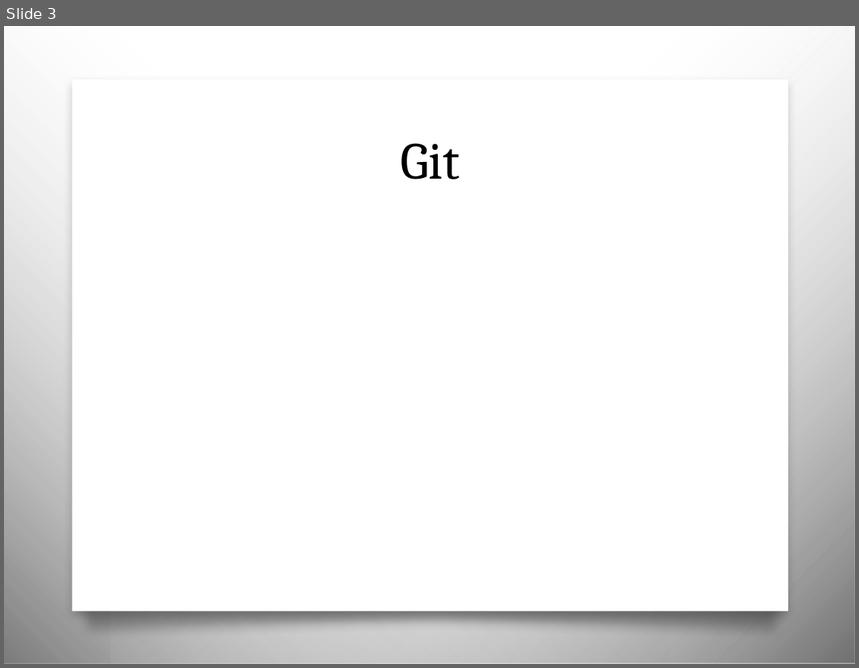
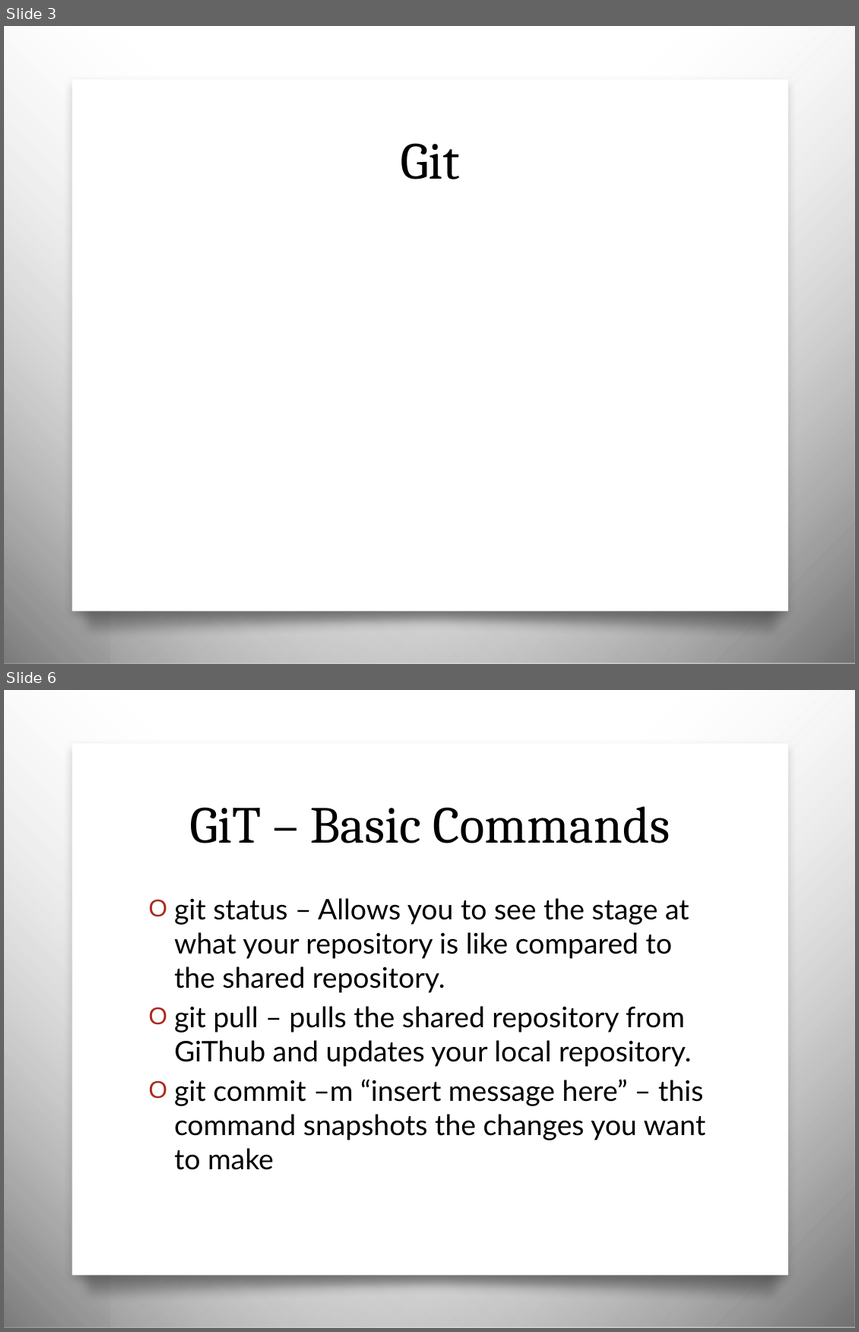
Before and after one commit to JCMander/PortalPower, a slide deck: Git/Git Slides.pptx. Shown one above the other, each under a label of ours: slide 3 before the commit, slides 3 and 6 after it; the slides between them are not shown. The pictures are 859x668 and 859x1332 pixels, drawn with LibreOffice and Linux fonts; fonts in the diff are those of the drawing; background and template pictures are left out. Boxes give left, top, right and bottom in pixels: in the first picture for what was removed or moved away, otherwise in the second. Text is boxed around its words. In the diff, an @@ line names an element or a change of style, - is before the commit and + after.

Commit message:
added some basic commands slides

```diff
--- a/Git/Git Slides.pptx
+++ b/Git/Git Slides.pptx
@@ slide 6 added at bbox=[4, 690, 855, 1328], background picture (left out); not listed: 4 template elements that a slide beside it also shows @@
@@ title added at bbox=[189, 806, 670, 844], 44 pt, text #000000 @@
+GiT – Basic Commands
@@ text added at bbox=[174, 898, 706, 1170], 24 pt, text #000000 @@
+O git status – Allows you to see the stage at what your repository is like compared to the shared repository.
+O git pull – pulls the shared repository from GiThub and updates your local repository.
+O git commit –m “insert message here” – this command snapshots the changes you want to make
```
Also in this commit, not shown: 3 other slides added.
